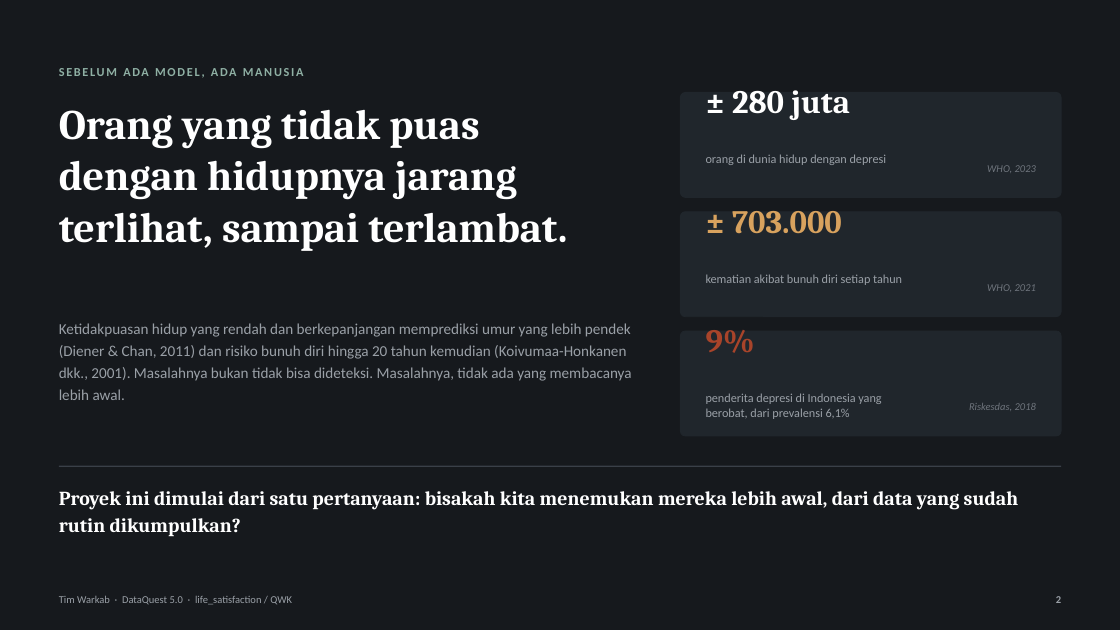
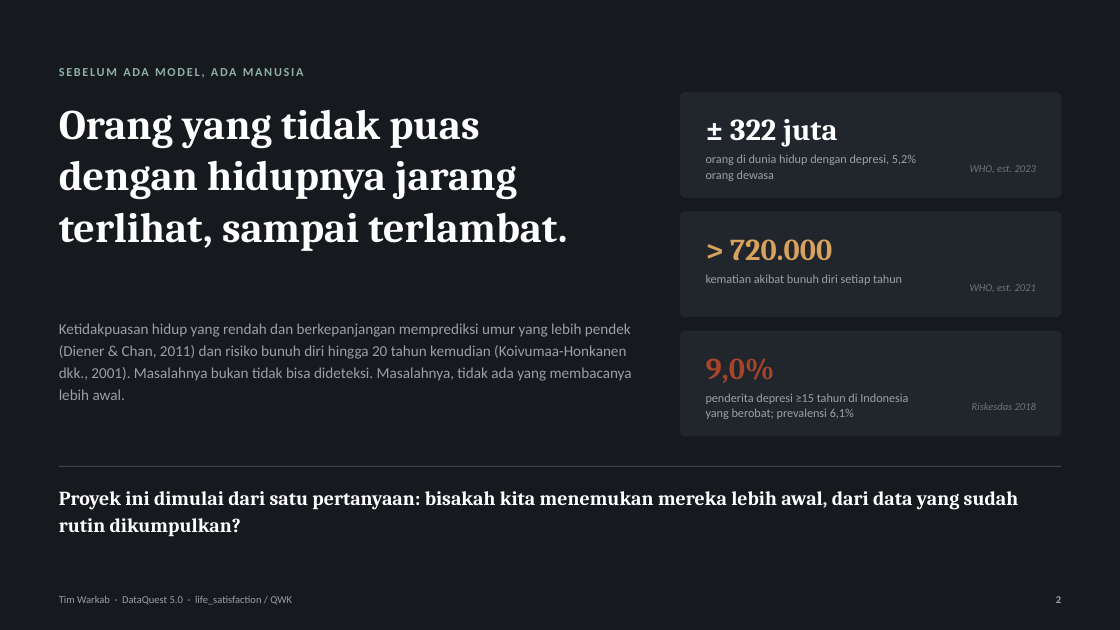
Before and after one commit to MikaelAdikara/DataQuest-Warkab, a slide deck: slide 2 of docs/Pitch_DataQuest5_Warkab.pptx. Drawn at 1120x630 pixels with LibreOffice and Linux fonts; fonts in the diff are those of the drawing. Boxes give left, top, right and bottom in pixels: in the first picture for what was removed or moved away, otherwise in the second. Text is boxed around its words. In the diff, an @@ line names an element or a change of style, - is before the commit and + after.

```diff
--- a/docs/Pitch_DataQuest5_Warkab.pptx
+++ b/docs/Pitch_DataQuest5_Warkab.pptx
@@ text at <box>730,119,837,147</box>: text changed; size 28 to 26 pt @@
-± 280 juta
+± 322 juta
@@ text at <box>706,154,916,181</box>: text changed @@
-orang di dunia hidup dengan depresi
+orang di dunia hidup dengan depresi, 5,2% orang dewasa
@@ text at <box>970,165,1036,172</box>: text changed @@
-WHO, 2023
+WHO, est. 2023
@@ vertical alignment top to bottom in 3 elements at <box>706,358,775,383</box>, <box>730,119,837,147</box>, <box>730,239,832,260</box> @@
@@ text at <box>730,239,832,260</box>: text changed; size 28 to 26 pt @@
-± 703.000
+> 720.000
@@ text at <box>970,284,1036,291</box>: text changed @@
-WHO, 2021
+WHO, est. 2021
@@ text at <box>706,358,775,383</box>: text changed; size 28 to 26 pt @@
-9%
+9,0%
@@ text at <box>706,393,908,419</box>: text changed @@
-penderita depresi di Indonesia yang berobat, dari prevalensi 6,1%
+penderita depresi ≥15 tahun di Indonesia yang berobat; prevalensi 6,1%
@@ text at <box>972,403,1036,410</box>: text changed @@
-Riskesdas, 2018
+Riskesdas 2018
```
Also in this commit, not shown: 1 other slide changed, 3 other files.
